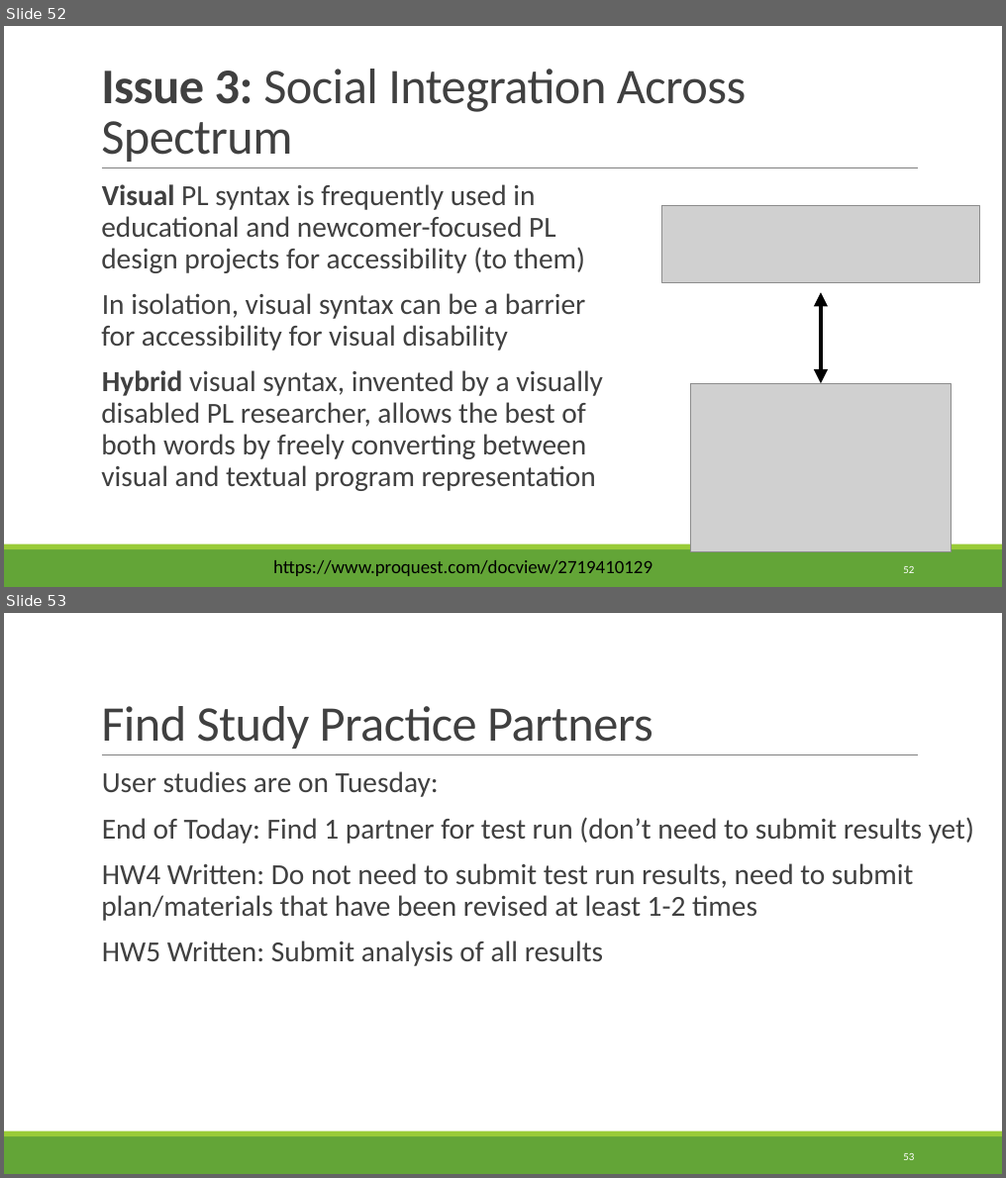
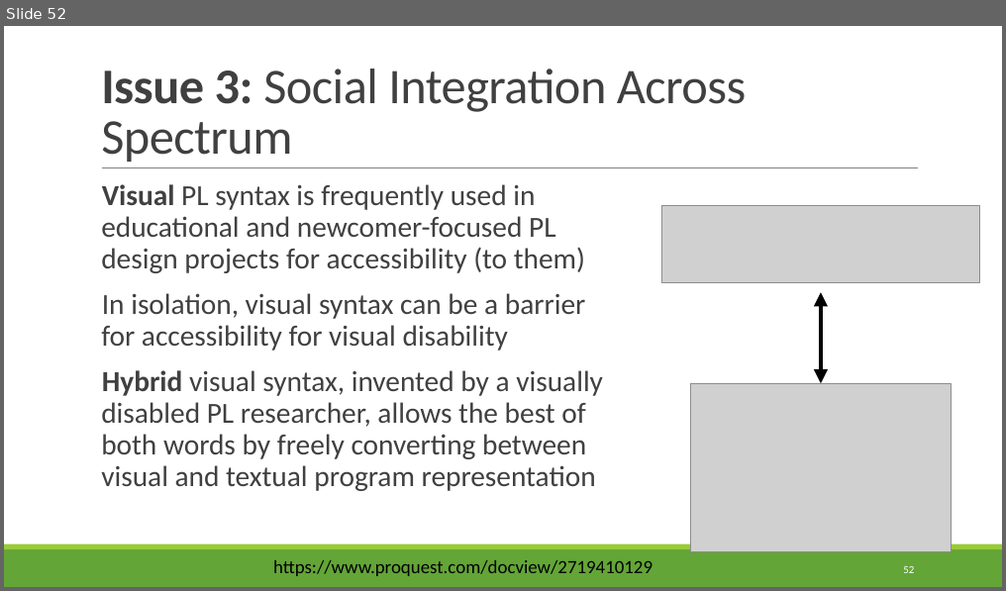
Before and after one commit to rbohrer/pl-course, a slide deck: LectureSlides/10GenderDisability.pptx. Shown one above the other, each under a label of ours: slides 52 and 53 before the commit, slide 52 after it. The pictures are 1006x1178 and 1006x591 pixels, drawn with LibreOffice and Linux fonts; fonts in the diff are those of the drawing; grey boxes stand for pictures. Boxes give left, top, right and bottom in pixels: in the first picture for what was removed or moved away, otherwise in the second. Text is boxed around its words. In the diff, an @@ line names an element or a change of style, - is before the commit and + after.

```diff
--- a/LectureSlides/10GenderDisability.pptx
+++ b/LectureSlides/10GenderDisability.pptx
@@ slide 53 removed at <box>4,613,1002,1174</box>, background #FFFFFF; not listed: 3 template elements that a slide beside it also shows @@
@@ title removed at <box>101,706,653,749</box> @@
-Find Study Practice Partners
@@ text removed at <box>101,771,974,966</box> @@
-  User studies are on Tuesday:
-  End of Today: Find 1 partner for test run (don’t need to submit results yet)
-  HW4 Written: Do not need to submit test run results, need to submit plan/materials that have been revised at least 1-2 times
-  HW5 Written: Submit analysis of all results
@@ page number removed at <box>903,1154,914,1160</box> @@
-53
```
